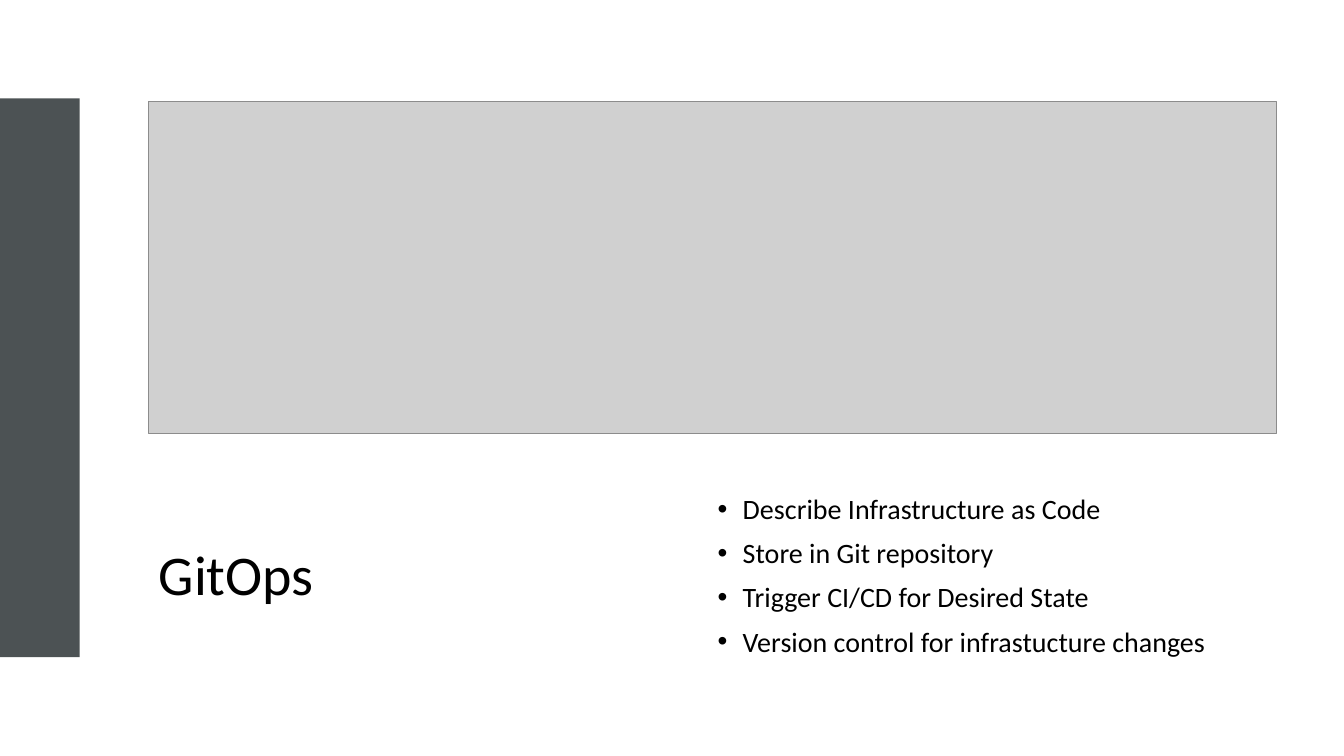
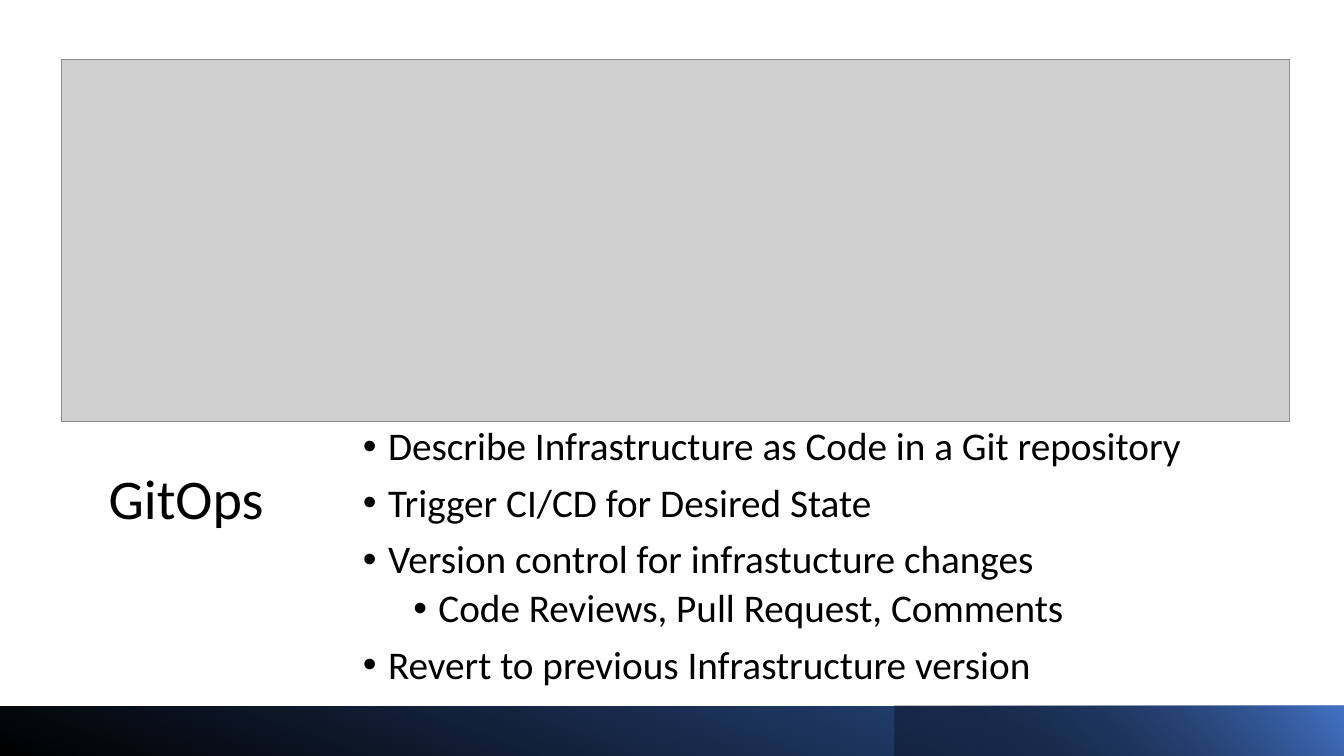
Before and after one commit to casimiri/k8stech, a slide deck: slide 8 of slides/Introduction to Kubernetes.pptx. Drawn at 1344x756 pixels with LibreOffice and Linux fonts; fonts in the diff are those of the drawing; grey boxes stand for pictures. Boxes give left, top, right and bottom in pixels: in the first picture for what was removed or moved away, otherwise in the second. Text is boxed around its words. In the diff, an @@ line names an element or a change of style, - is before the commit and + after.

Commit message:
Slide update

```diff
--- a/slides/Introduction to Kubernetes.pptx
+++ b/slides/Introduction to Kubernetes.pptx
@@ picture: place and size @@
-picture at box(149, 101, 1277, 434)
+picture at box(62, 59, 1290, 421)
@@ rectangle removed at box(0, 98, 80, 657) @@
@@ text "Describe Infrastructure as Code in ...": place and size @@
-text "Describe Infrastructure as Code in ..." at box(743, 499, 1205, 657)
+text "Describe Infrastructure as Code in ..." at box(388, 432, 1181, 686)
@@ text "Describe Infrastructure as Code in ..." at box(388, 432, 1181, 686): vertical alignment middle to top @@
@@ text at box(388, 432, 1181, 467): text changed; size 20 to 28 pt @@
-• Describe Infrastructure as Code
-• Store in Git repository
+• Describe Infrastructure as Code in a Git repository
@@ title "GitOps": place and size @@
-title "GitOps" at box(159, 556, 314, 604)
+title "GitOps" at box(109, 480, 264, 528)
@@ title "GitOps" at box(109, 480, 264, 528): alignment left to right; vertical alignment middle to top @@
@@ text at box(388, 489, 1033, 580): size 20 to 28 pt in "Trigger CI/CD for Desired State", "Version control for infrastucture changes" @@
@@ text at box(388, 594, 1063, 686): paragraphs added @@
+  • Code Reviews, Pull Request, Comments
+• Revert to previous Infrastructure version
@@ rectangle added at box(0, 707, 1344, 756), fill gradient #000000 to #2F5597 @@
@@ rectangle added at box(895, 707, 1344, 756), fill gradient #000000 to #4472C4 @@
```
Also in this commit, not shown: 3 other slides changed.
